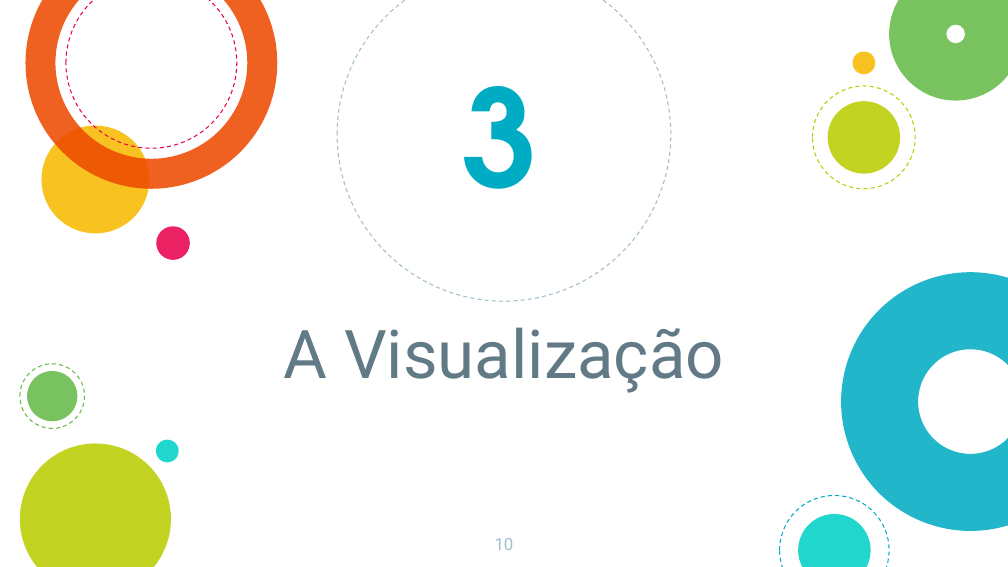
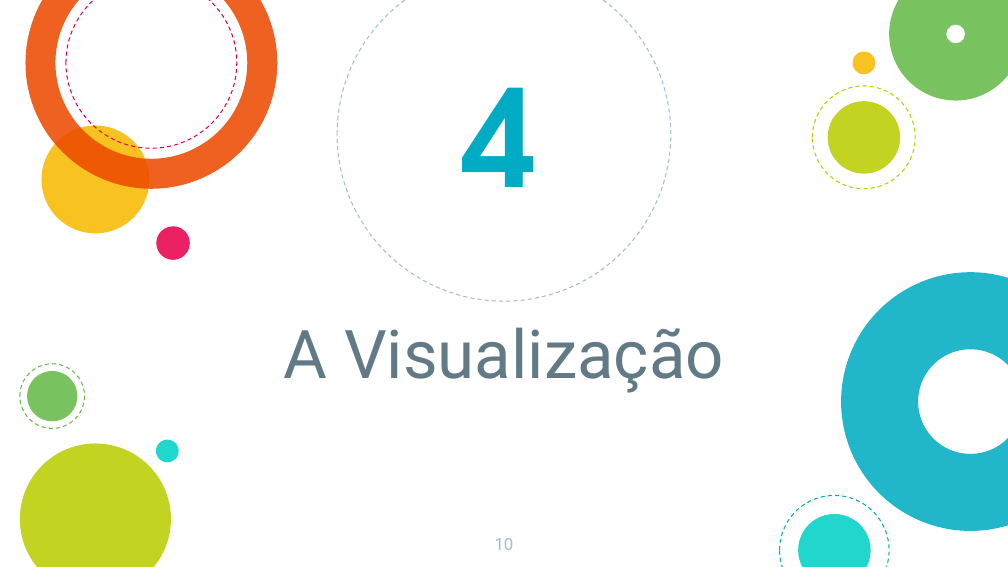
Before and after one commit to GDevigili/happiness_data_vis, a slide deck: slide 10 of presentation.pptx. Drawn at 1008x567 pixels with LibreOffice and Linux fonts; fonts in the diff are those of the drawing. Boxes give left, top, right and bottom in pixels: in the first picture for what was removed or moved away, otherwise in the second. Text is boxed around its words. In the diff, an @@ line names an element or a change of style, - is before the commit and + after.

```diff
--- a/presentation.pptx
+++ b/presentation.pptx
@@ text at (463, 87, 538, 187): text changed @@
-3
+4
```
Also in this commit, not shown: 3 other slides changed.
